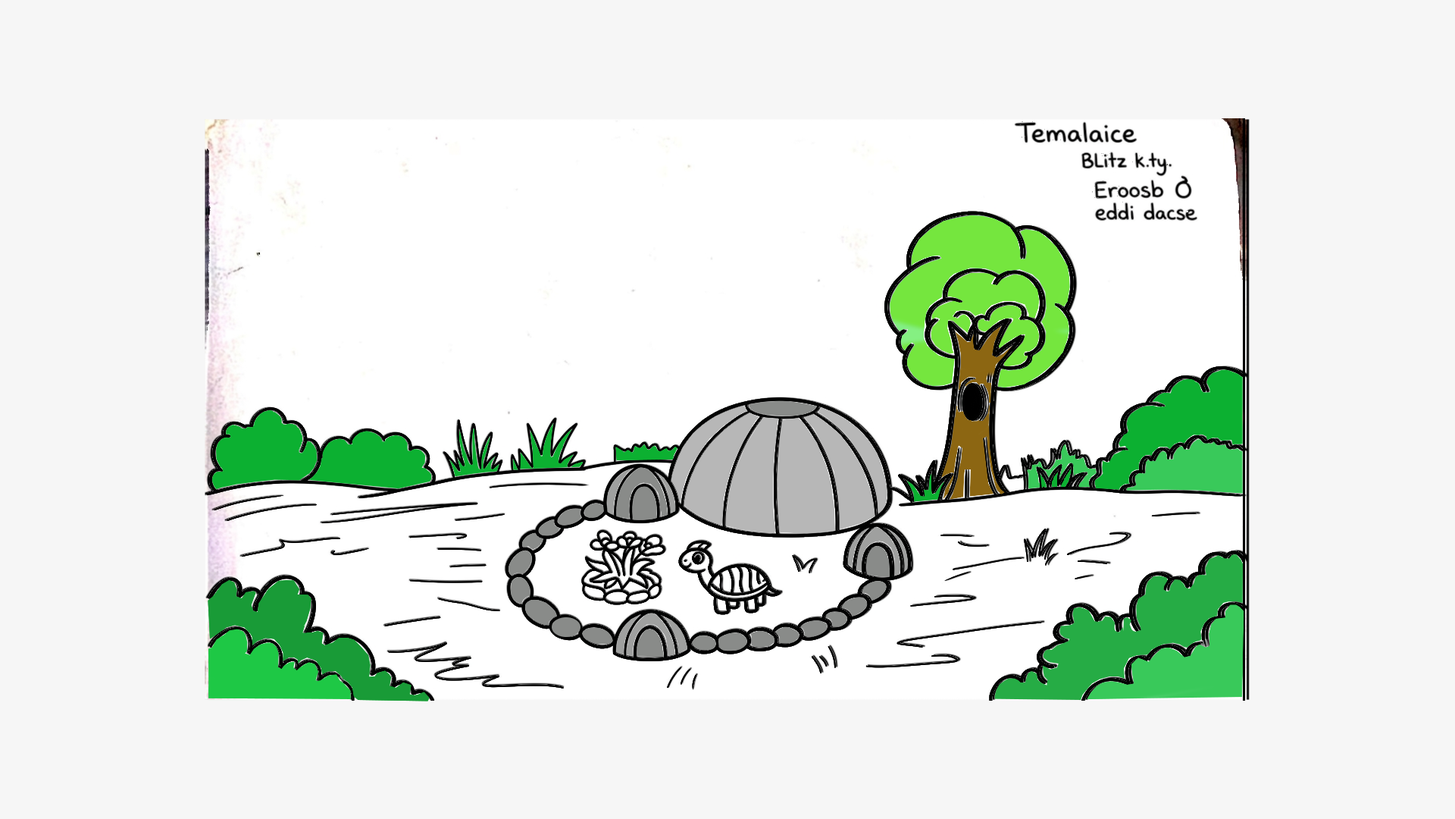
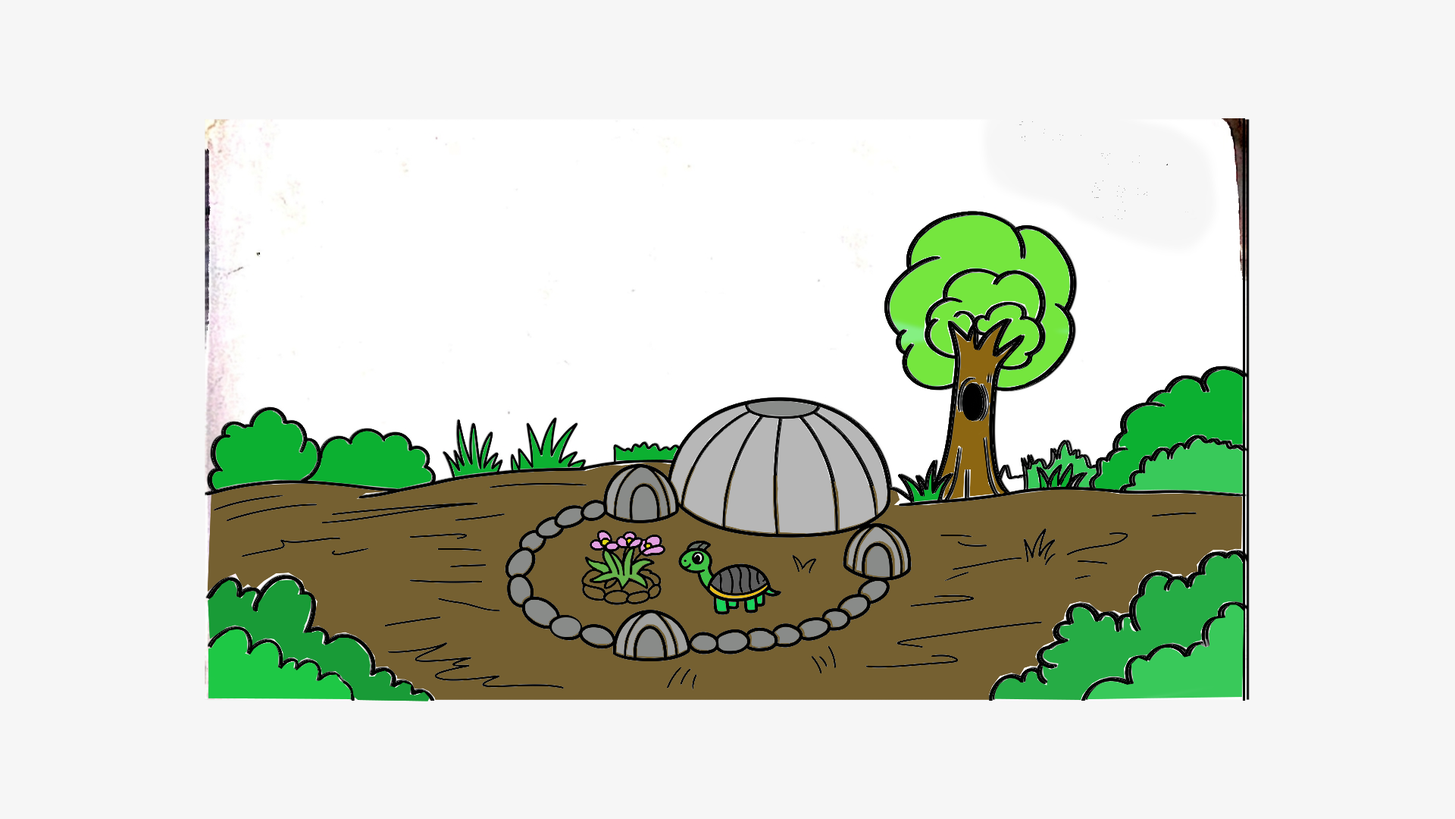
Before/after of a 1455 × 819 layered artwork. What changed in the layer stack:
added layer "PLANT" above "tree #1" over [588, 532, 664, 587]
added layer "TOR #1" above "TOR" over [681, 542, 776, 611]
added layer "TOR" above "ground" over [711, 566, 768, 593]
added layer "ground" above "terratoise.png" over [207, 462, 1243, 700]
painted on "terratoise.png" over [982, 119, 1218, 253]
